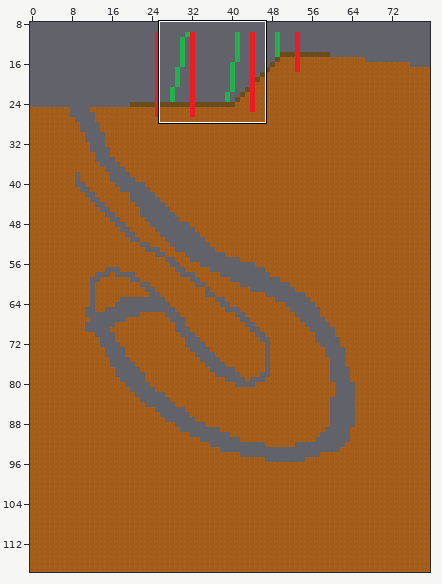
Level history. Tiled map (JSON): static/maps/world.json. Above, an overview of the earlier version with the close-up marked.
Close-up. Before the commit:
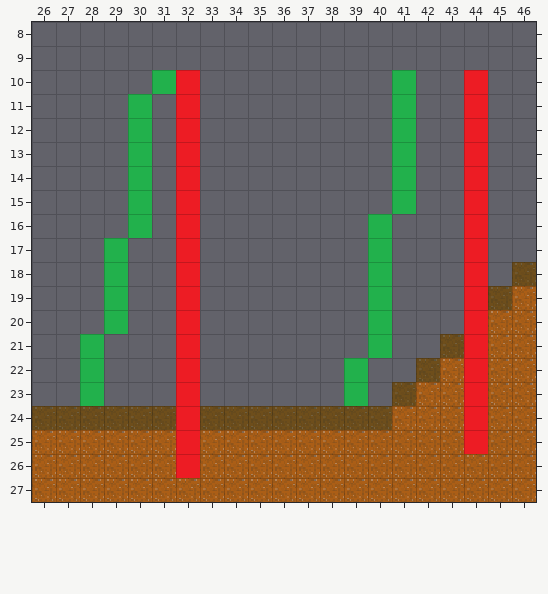
Cells are 16x16 px. Shown: x 26..46, y 8..27. The commit also changed other parts of the map, which this record leaves out. The commit also replaced the tileset; all pictures use the new one.
Now the later version:
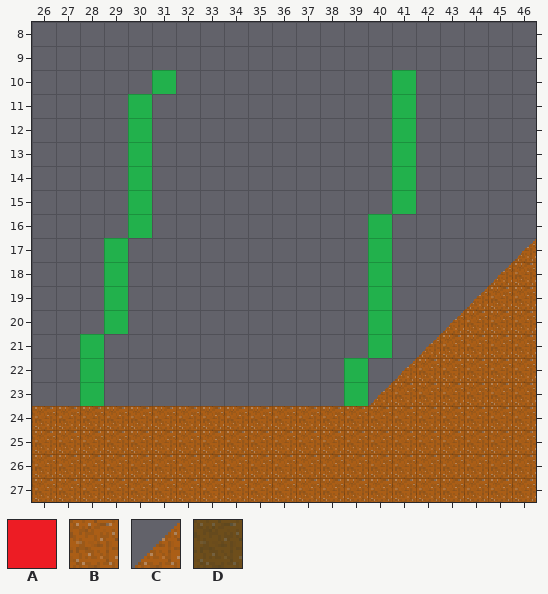
Key: from "tiles": A 0, B 3, C 4, D 9.
_ is an empty cell, # one hidden under a higher layer.
Difference:
{"where": "layer \"physical\""}
{"y":18,"x":46,"old":"D","new":"B"}
{"y":19,"x":45,"old":"D","new":"B"}
{"y":20,"x":44,"old":"#","new":"B"}
{"y":21,"x":43,"old":"D","new":"B"}
{"y":22,"x":42,"old":"D","new":"B"}
{"y":23,"x":41,"old":"D","new":"B"}
{"y":24,"x":26,"old":"DDDDDD#DDDDDDDD","new":"BBBBBBBBBBBBBBB"}
{"where": "layer \"foreground\""}
{"y":10,"x":32,"old":"A","new":"_"}
{"y":10,"x":44,"old":"A","new":"_"}
{"y":11,"x":32,"old":"A","new":"_"}
{"y":11,"x":44,"old":"A","new":"_"}
{"y":12,"x":32,"old":"A","new":"_"}
{"y":12,"x":44,"old":"A","new":"_"}
{"y":13,"x":32,"old":"A","new":"_"}
{"y":13,"x":44,"old":"A","new":"_"}
{"y":14,"x":32,"old":"A","new":"_"}
{"y":14,"x":44,"old":"A","new":"_"}
{"y":15,"x":32,"old":"A","new":"_"}
{"y":15,"x":44,"old":"A","new":"_"}
{"y":16,"x":32,"old":"A","new":"_"}
{"y":16,"x":44,"old":"A","new":"_"}
{"y":17,"x":32,"old":"A","new":"_"}
{"y":17,"x":44,"old":"A","new":"_"}
{"y":17,"x":46,"old":"_","new":"C"}
{"y":18,"x":32,"old":"A","new":"_"}
{"y":18,"x":44,"old":"A_","new":"_C"}
{"y":19,"x":32,"old":"A","new":"_"}
{"y":19,"x":44,"old":"A","new":"C"}
{"y":20,"x":32,"old":"A","new":"_"}
{"y":20,"x":43,"old":"_A","new":"C_"}
{"y":21,"x":32,"old":"A","new":"_"}
{"y":21,"x":42,"old":"_","new":"C"}
{"y":21,"x":44,"old":"A","new":"_"}
{"y":22,"x":32,"old":"A","new":"_"}
{"y":22,"x":41,"old":"_","new":"C"}
{"y":22,"x":44,"old":"A","new":"_"}
{"y":23,"x":32,"old":"A","new":"_"}
{"y":23,"x":40,"old":"_","new":"C"}
{"y":23,"x":44,"old":"A","new":"_"}
{"y":24,"x":32,"old":"A","new":"_"}
{"y":24,"x":44,"old":"A","new":"_"}
{"y":25,"x":32,"old":"A","new":"_"}
{"y":25,"x":44,"old":"A","new":"_"}
{"y":26,"x":32,"old":"A","new":"_"}
{"label":"changed","picture_box":[32,70,536,478]}
